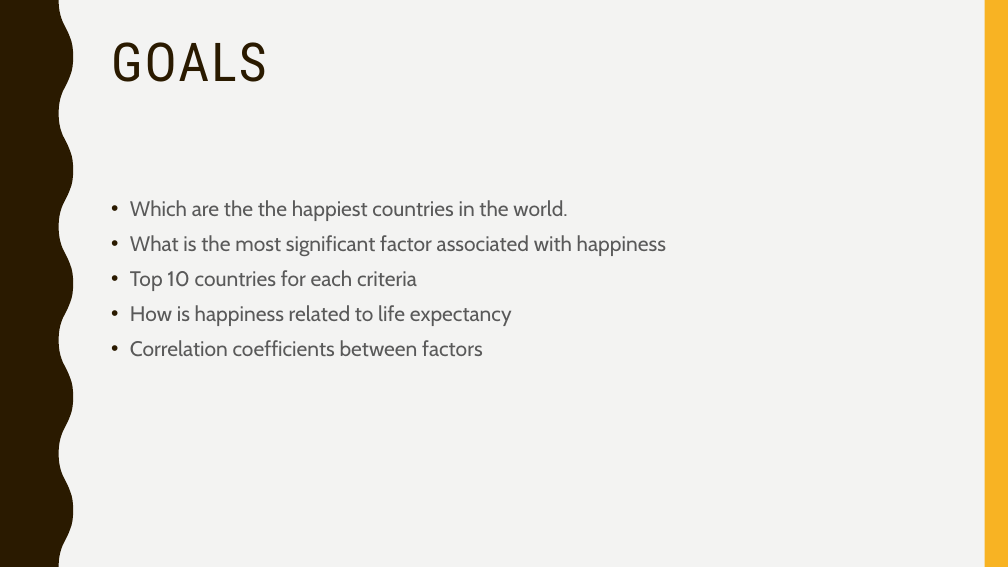
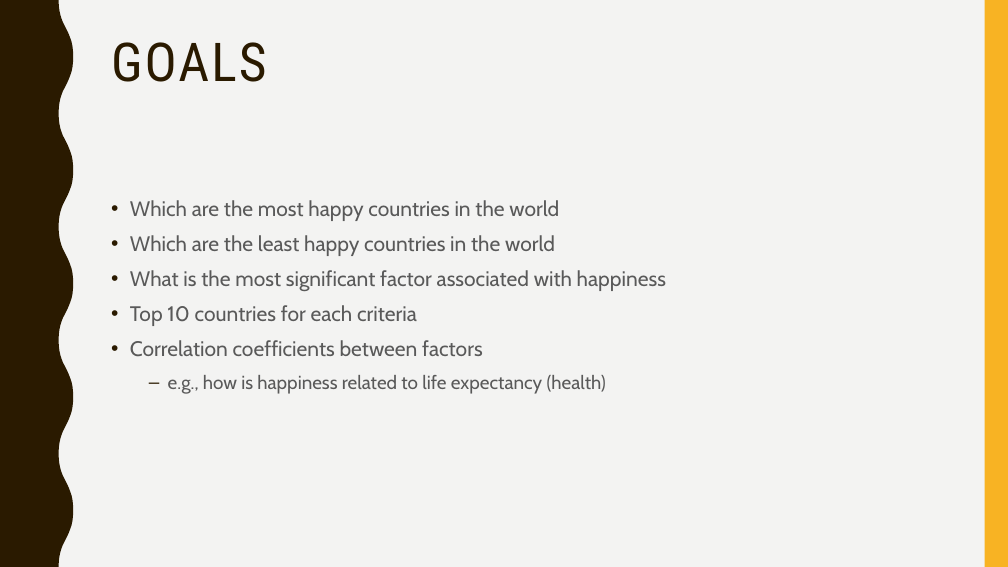
Before and after one commit to write2sushma/Capstone-14, a slide deck: slide 7 of TeamPresentation.pptx. Drawn at 1008x567 pixels with LibreOffice and Linux fonts; fonts in the diff are those of the drawing. Boxes give left, top, right and bottom in pixels: in the first picture for what was removed or moved away, otherwise in the second. Text is boxed around its words. In the diff, an @@ line names an element or a change of style, - is before the commit and + after.

Commit message:
Final presentation

```diff
--- a/TeamPresentation.pptx
+++ b/TeamPresentation.pptx
@@ text at [130,200,559,256]: text changed @@
-• Which are the the happiest countries in the world.
+• Which are the most happy countries in the world
+• Which are the least happy countries in the world
@@ text at [130,305,512,326]: paragraph removed @@
-• How is happiness related to life expectancy
@@ text at [168,375,606,394]: paragraph added @@
+  – e.g., how is happiness related to life expectancy (health)
```
Also in this commit, not shown: 2 other slides changed.
